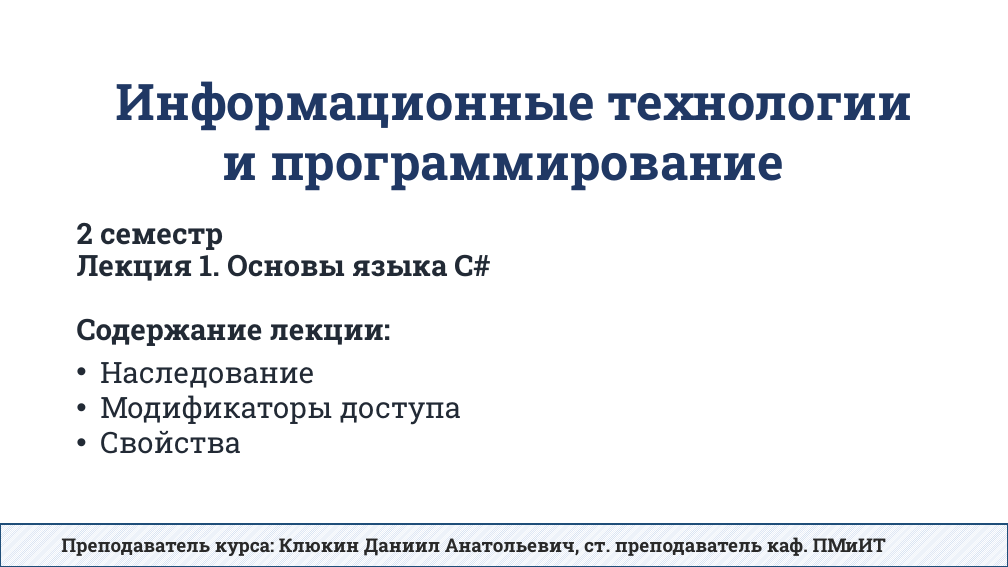
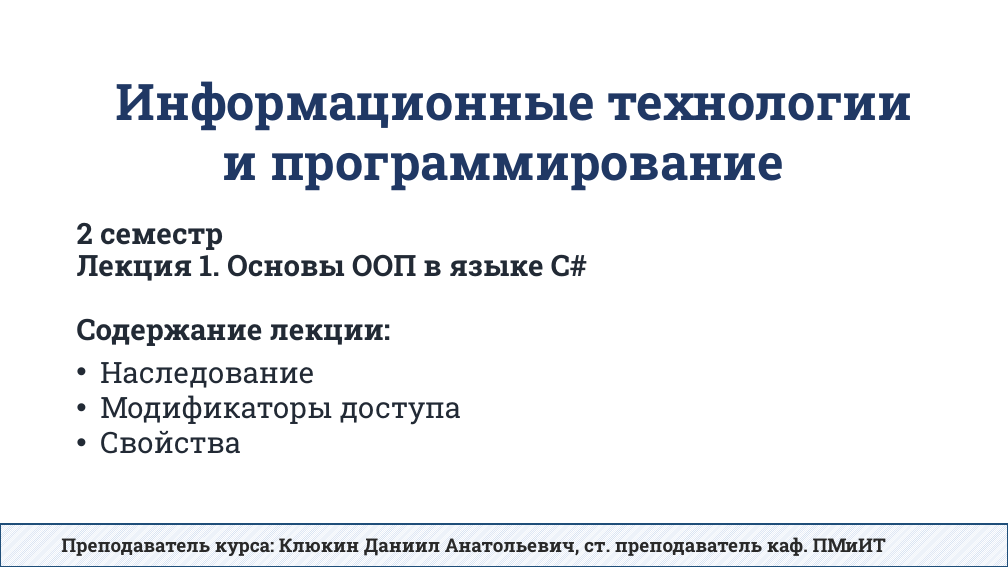
Before and after one commit to DaniilKlyukin/ITiP-2, a slide deck: slide 1 of Лекции/ИТиП 2 лек 1.pptx. Drawn at 1008x567 pixels with LibreOffice and Linux fonts; fonts in the diff are those of the drawing. Boxes give left, top, right and bottom in pixels: in the first picture for what was removed or moved away, otherwise in the second. Text is boxed around its words. In the diff, an @@ line names an element or a change of style, - is before the commit and + after.

Commit message:
update lectures

```diff
--- a/Лекции/ИТиП 2 лек 1.pptx
+++ b/Лекции/ИТиП 2 лек 1.pptx
@@ title at (x1=77, y1=223, x2=587, y2=346): text changed @@
-2 семестр
-Лекция 1. Основы языка C#
-Содержание лекции:
+2 семестр
+Лекция 1. Основы ООП в языке C#
+Содержание лекции:
```
Also in this commit, not shown: 1 other file.
